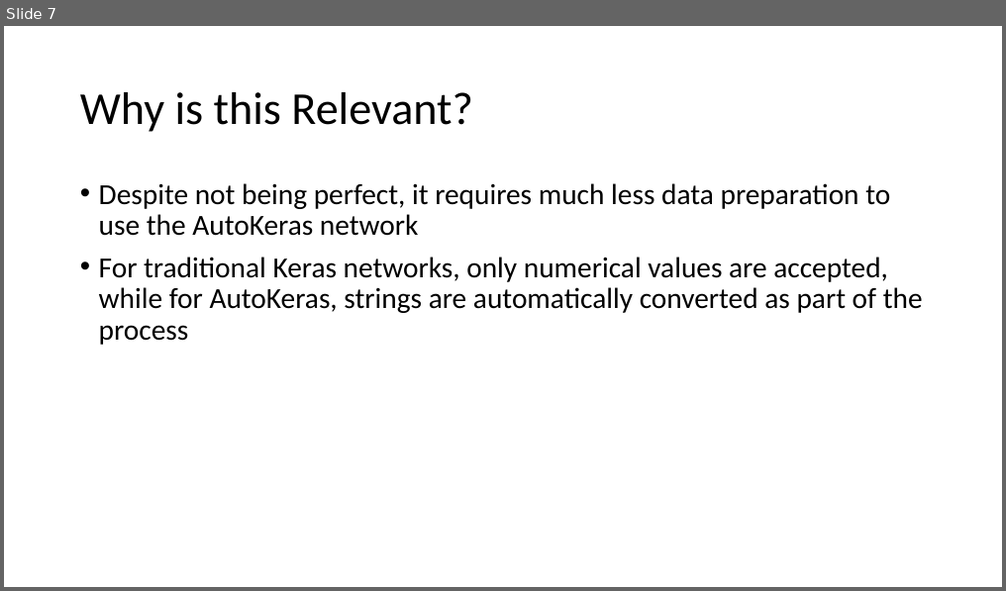
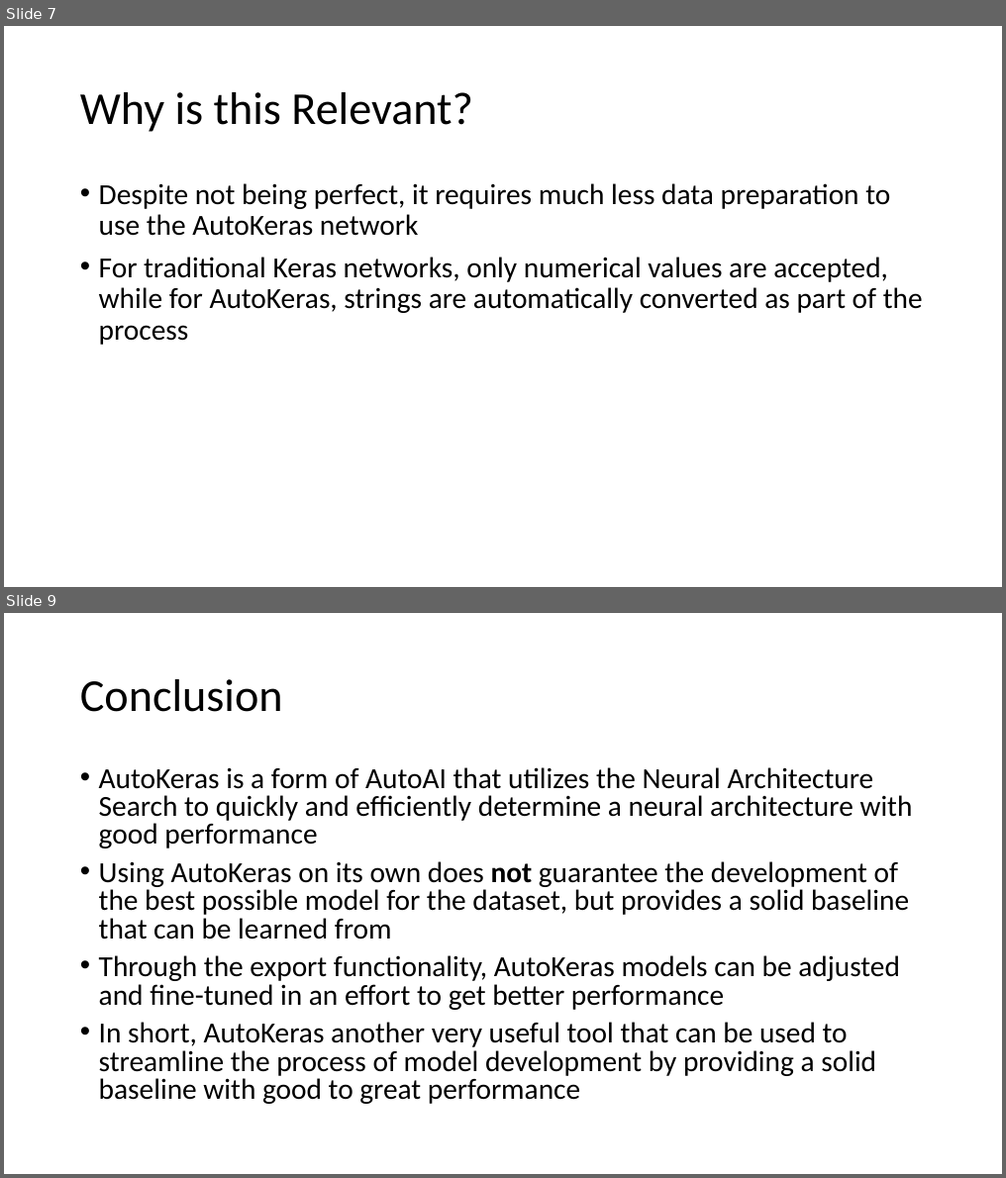
Before and after one commit to AdamWojtul28/Moffitt-Data-Analysis, a slide deck: Presentations/AutoKeras_Demo.pptx. Shown one above the other, each under a label of ours: slide 7 before the commit, slides 7 and 9 after it; the slides between them are not shown. The pictures are 1006x591 and 1006x1178 pixels, drawn with LibreOffice and Linux fonts; fonts in the diff are those of the drawing; background and template pictures are left out. Boxes give left, top, right and bottom in pixels: in the first picture for what was removed or moved away, otherwise in the second. Text is boxed around its words. In the diff, an @@ line names an element or a change of style, - is before the commit and + after.

Commit message:
Updated AutoKeras Demo

```diff
--- a/Presentations/AutoKeras_Demo.pptx
+++ b/Presentations/AutoKeras_Demo.pptx
@@ slide 9 added at box(4, 613, 1002, 1174), background picture (left out) @@
@@ title added at box(80, 679, 283, 712), 44 pt, text #000000 @@
+Conclusion
@@ text added at box(99, 767, 913, 1104), 28 pt, text #000000 @@
+• AutoKeras is a form of AutoAI that utilizes the Neural Architecture Search to quickly and efficiently determine a neural architecture with good performance
+• Using AutoKeras on its own does not guarantee the development of the best possible model for the dataset, but provides a solid baseline that can be learned from
+• Through the export functionality, AutoKeras models can be adjusted and fine-tuned in an effort to get better performance
+• In short, AutoKeras another very useful tool that can be used to streamline the process of model development by providing a solid baseline with good to great performance
```
Also in this commit, not shown: 4 slides changed, 4 other slides added, 1 slide removed, 1 other file.
